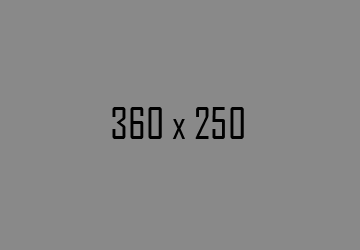
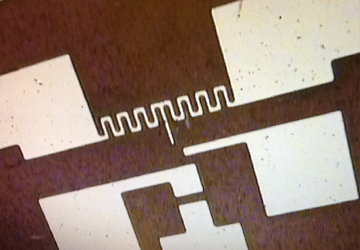
Layer changes from the first 360 x 250 image to the second:
hid "360 x 250" over [112, 107, 244, 139]
added layer "Layer 2" above "Layer 1" over [0, 0, 360, 250]
